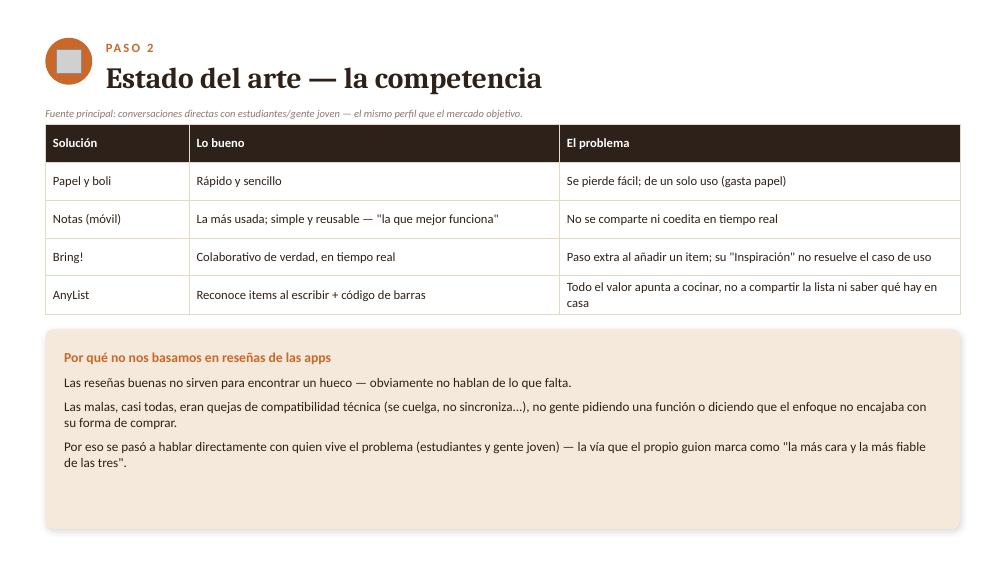
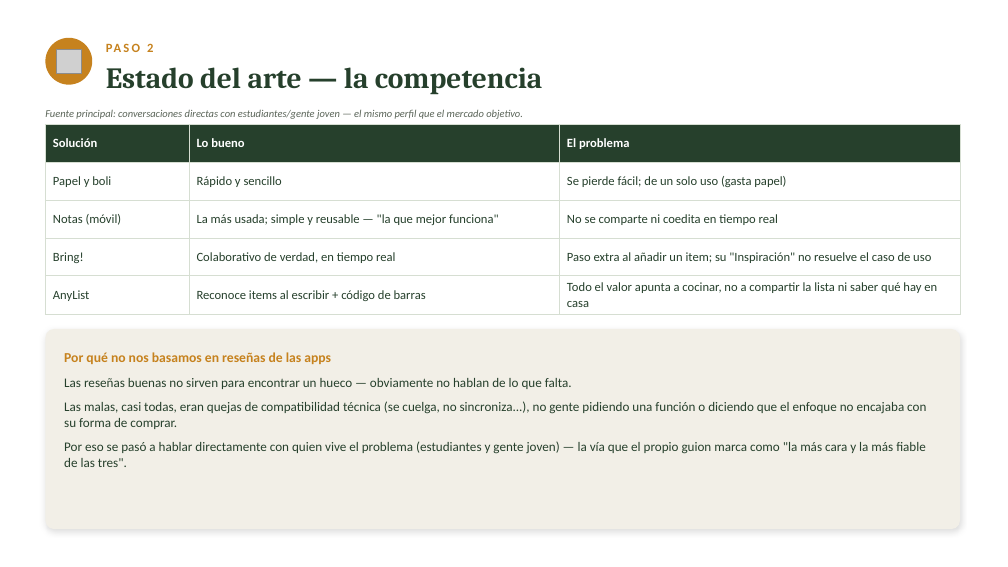
Before and after one commit to lagoanadia/Larder, a slide deck: slide 3 of docs/larder-presentacion.pptx. Drawn at 1008x567 pixels with LibreOffice and Linux fonts; fonts in the diff are those of the drawing; grey boxes stand for pictures. Boxes give left, top, right and bottom in pixels: in the first picture for what was removed or moved away, otherwise in the second. Text is boxed around its words. In the diff, an @@ line names an element or a change of style, - is before the commit and + after.

```diff
--- a/docs/larder-presentacion.pptx
+++ b/docs/larder-presentacion.pptx
@@ ellipse at (x1=45, y1=38, x2=92, y2=85): fill #C9682B to #C6821E @@
@@ text "PASO 2" at (x1=147, y1=43, x2=153, y2=52): text colour #C9682B to #C6821E @@
@@ text "Estado del arte — la ..." at (x1=106, y1=67, x2=542, y2=95): text colour #2E2119 to #26402C @@
@@ text "Fuente principal: conversaciones directas con ..." at (x1=45, y1=109, x2=523, y2=119): text colour #8A7A6D to #5B6559 @@
@@ table at (x1=45, y1=125, x2=960, y2=314) @@
@@ fill #2E2119 to #26402C in row 1 @@
@@ text colour #2E2119 to #26402C @@
@@ borders changed @@
@@ rounded rectangle at (x1=45, y1=329, x2=960, y2=529): fill #F4E9DA to #F2EFE7 @@
@@ text "Por qué no nos basamos ..." at (x1=64, y1=352, x2=331, y2=364): text colour #C9682B to #C6821E @@
@@ text "Las reseñas buenas no sirven ..." at (x1=64, y1=378, x2=926, y2=467): text colour #2E2119 to #26402C @@
```
Also in this commit, not shown: 13 other slides changed.
